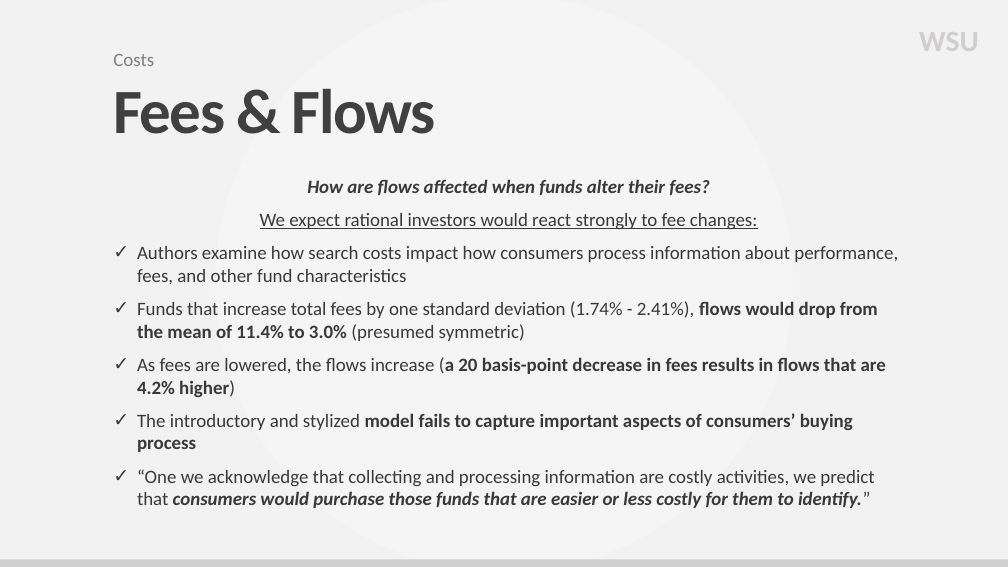
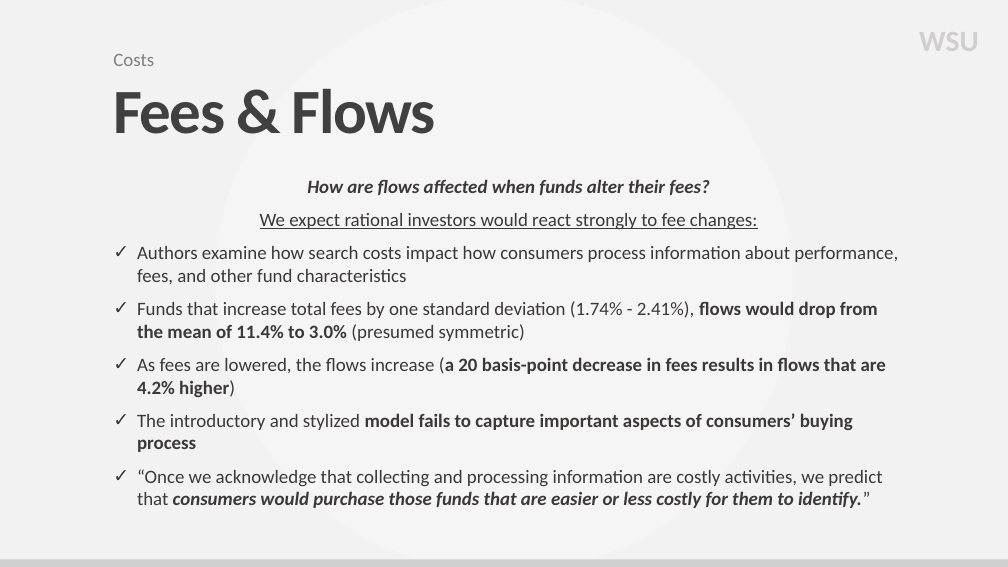
Before and after one commit to adam-bozman/my-apero, a slide deck: slide 8 of content/talks/Financial Economics Seminar 2023/files/costly-search_tournaments-and-temptations.pptx. Drawn at 1008x567 pixels with LibreOffice and Linux fonts; fonts in the diff are those of the drawing; grey boxes stand for pictures; background and template pictures are left out. Boxes give left, top, right and bottom in pixels: in the first picture for what was removed or moved away, otherwise in the second. Text is boxed around its words. In the diff, an @@ line names an element or a change of style, - is before the commit and + after.

Commit message:
slide updates

```diff
--- a/content/talks/Financial Economics Seminar 2023/files/costly-search_tournaments-and-temptations.pptx
+++ b/content/talks/Financial Economics Seminar 2023/files/costly-search_tournaments-and-temptations.pptx
@@ text at (137, 469, 882, 508): text changed @@
-✓ “One we acknowledge that collecting and processing information are costly activities, we predict that consumers would purchase those funds that are easier or less costly for them to identify.”
+✓ “Once we acknowledge that collecting and processing information are costly activities, we predict that consumers would purchase those funds that are easier or less costly for them to identify.”
```
Also in this commit, not shown: 2 other slides changed.
